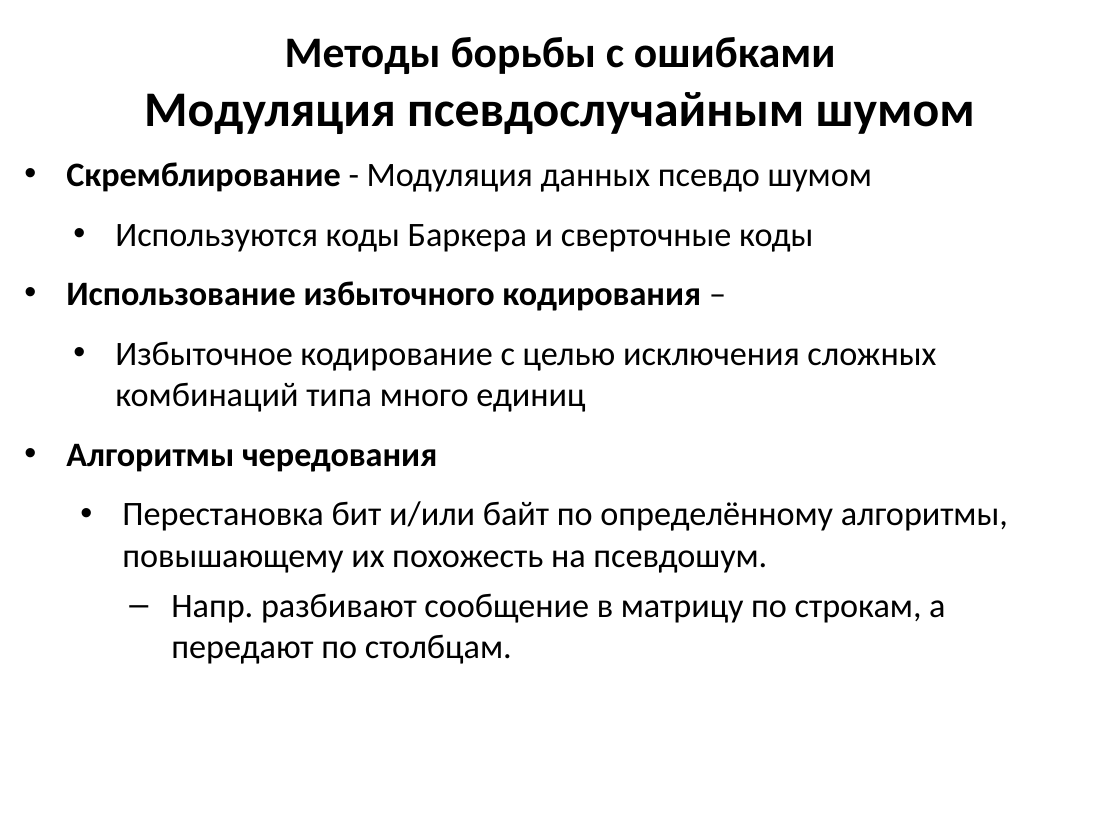
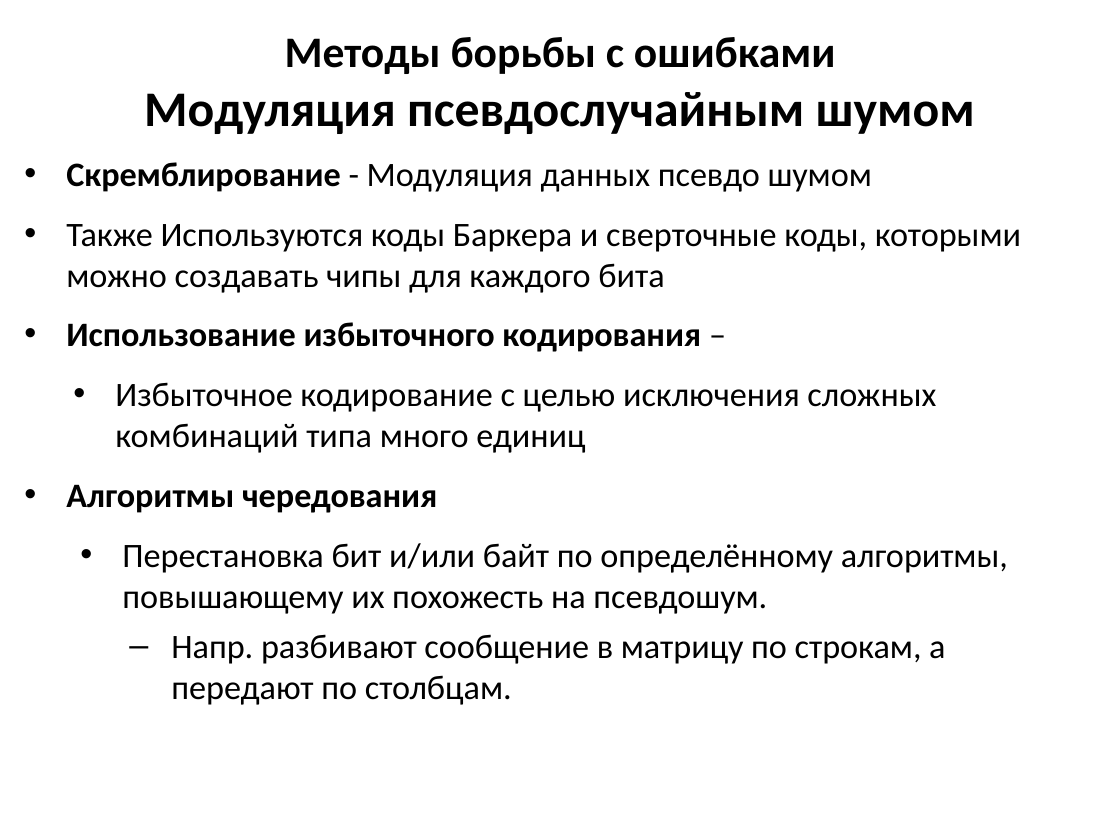
Before and after one commit to MVRonkin/arch_comp_sys, a slide deck: slide 23 of 2023 весна/лекции/лекция 12 нов.pptx. Drawn at 1120x840 pixels with LibreOffice and Linux fonts; fonts in the diff are those of the drawing. Boxes give left, top, right and bottom in pixels: in the first picture for what was removed or moved away, otherwise in the second. Text is boxed around its words. In the diff, an @@ line names an element or a change of style, - is before the commit and + after.

```diff
--- a/2023 весна/лекции/лекция 12 нов.pptx
+++ b/2023 весна/лекции/лекция 12 нов.pptx
@@ text at [66,224,1021,293]: text changed @@
-    • Используются коды Баркера и сверточные коды
+• Также Используются коды Баркера и сверточные коды, которыми можно создавать чипы для каждого бита
```
Also in this commit, not shown: 3 other slides changed, 12 other files.
